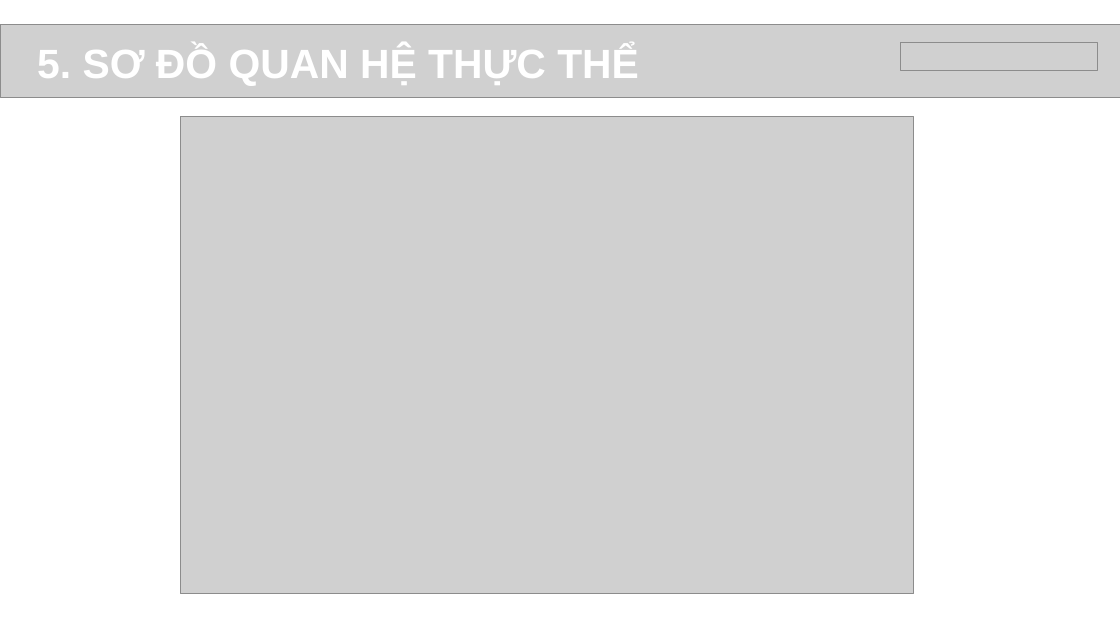
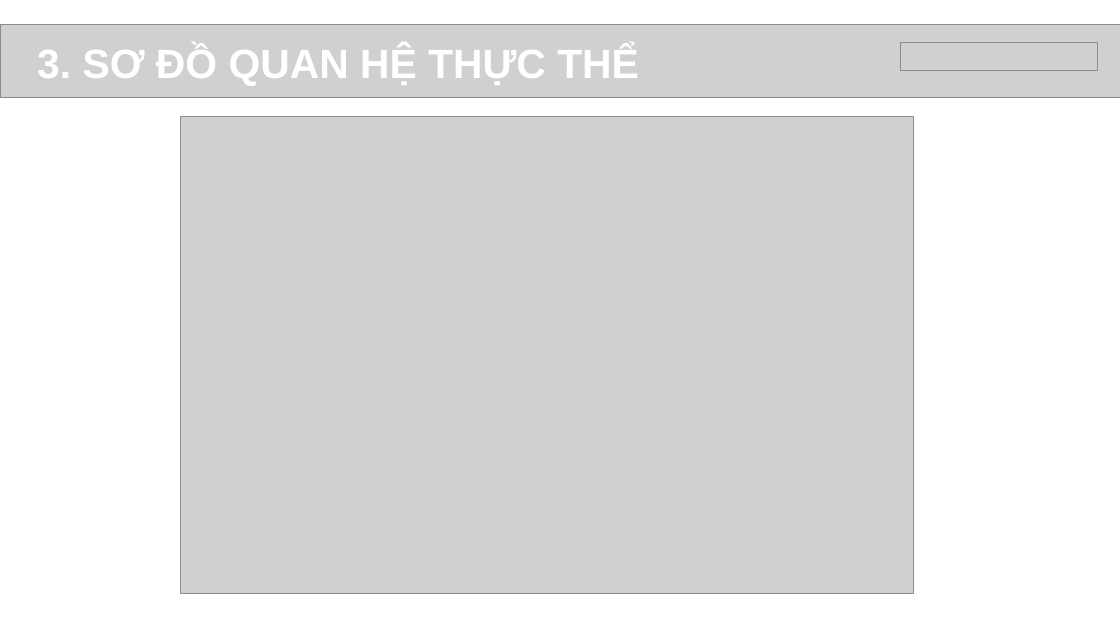
Before and after one commit to Trong-Nhan/EprojectSem3, a slide deck: slide 8 of My Image.pptx. Drawn at 1120x630 pixels with LibreOffice and Linux fonts; fonts in the diff are those of the drawing; grey boxes stand for pictures. Boxes give left, top, right and bottom in pixels: in the first picture for what was removed or moved away, otherwise in the second. Text is boxed around its words. In the diff, an @@ line names an element or a change of style, - is before the commit and + after.

```diff
--- a/My Image.pptx
+++ b/My Image.pptx
@@ text in free at (x1=37, y1=45, x2=639, y2=86): text changed @@
-5. SƠ ĐỒ QUAN HỆ THỰC THỂ
+3. SƠ ĐỒ QUAN HỆ THỰC THỂ
```
Also in this commit, not shown: 5 other slides changed, 9 other files.
